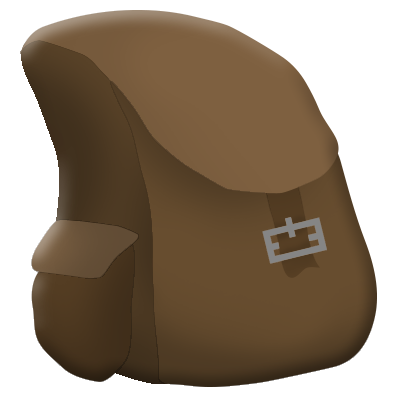
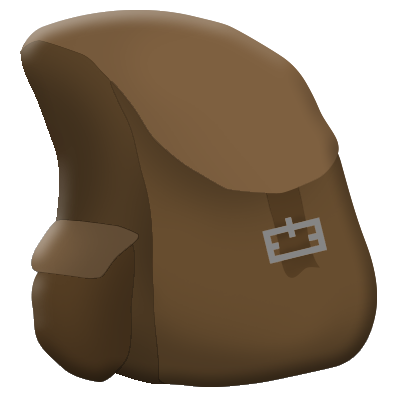
Layer changes from the first (398, 397) image to the second:
added layer "inactive copy" above "inactive" over [20, 10, 377, 387]
